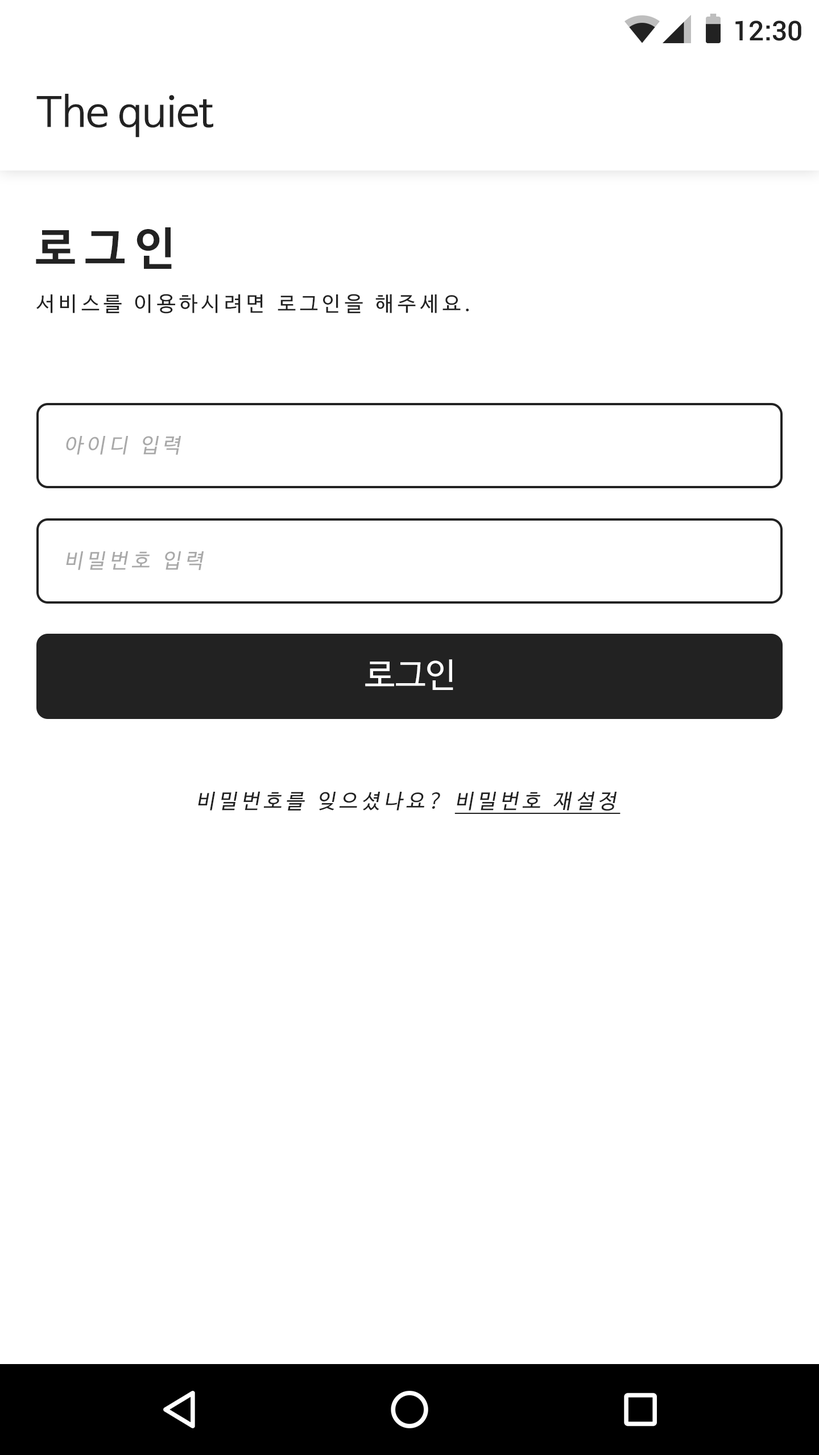
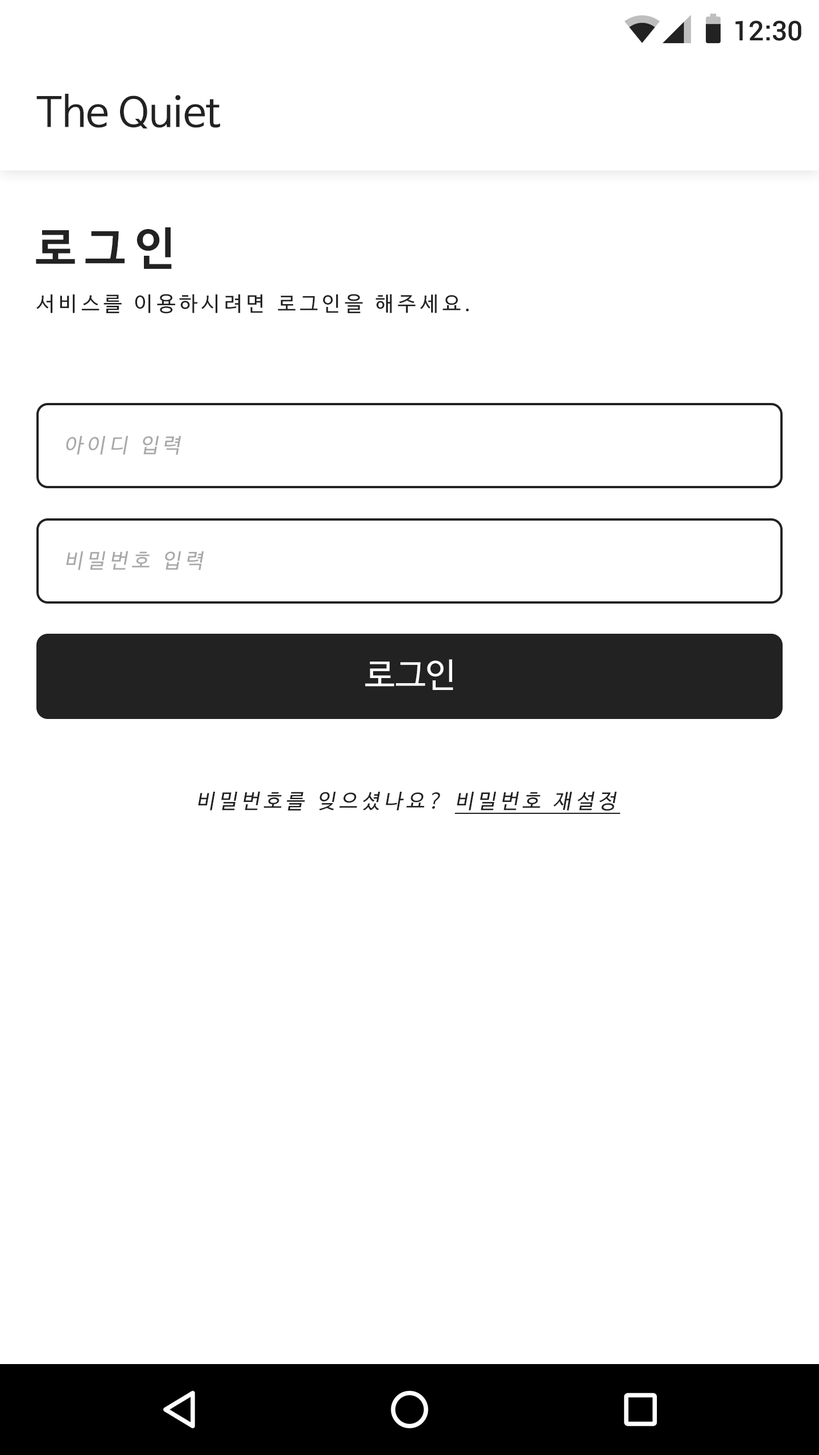
Layered file, before and after one edit (819 x 1455). Changes by layer:
renamed "The quiet" to "The Quiet", painted on it over [119, 94, 221, 138]
